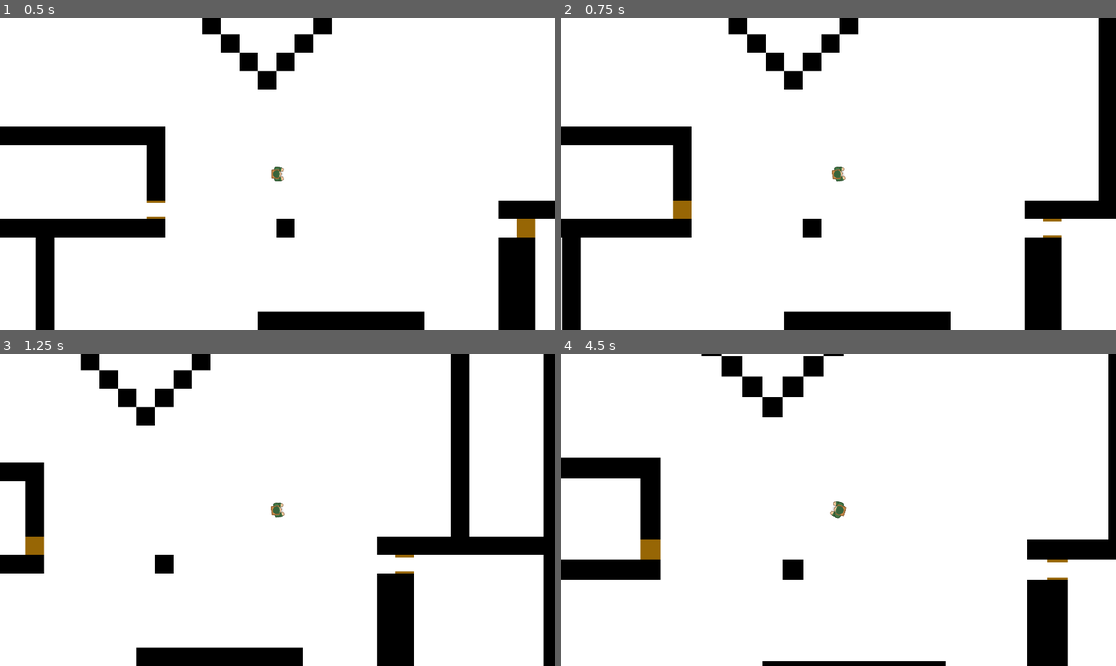
Above: before the commit, frames 1-4 (two rows, left to right).
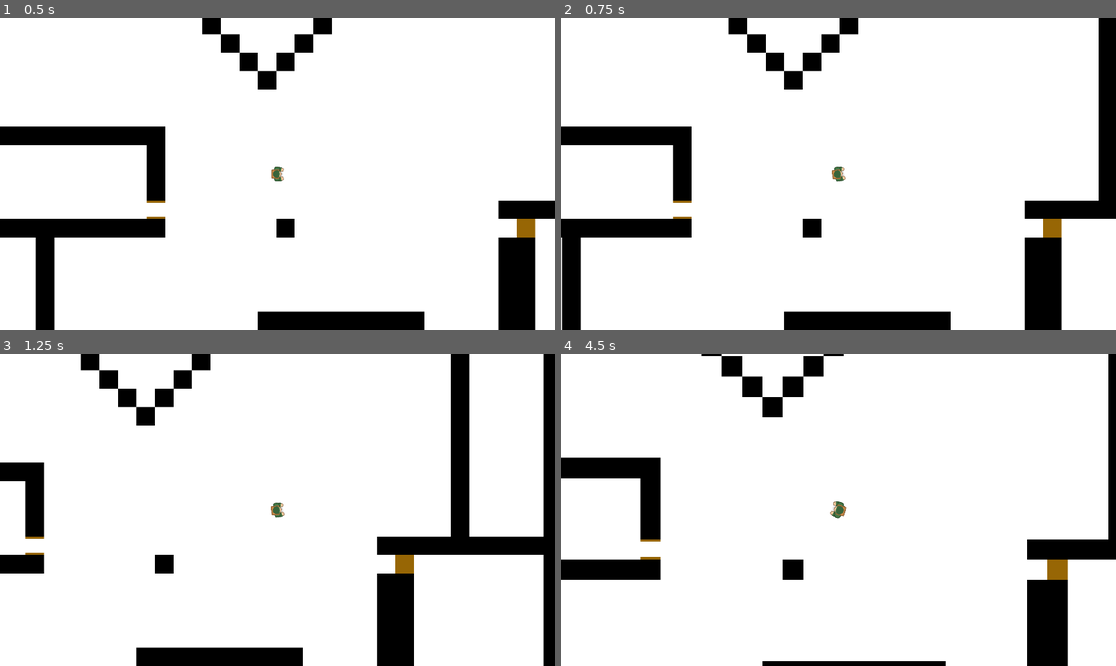
Above: after the commit, the same moments.

Repository: Stochastis/VUGameJam
Game: Godot game, scene res://main.tscn
Same seed, same stepped clock (60 frames per second), same inputs: the game is played once before the commit and once after it.
Inputs (mouse positions are in pixels of both pictures, inside the frame that each line leads up to):
- Up to frame 1 (0.5 s): no input
- Up to frame 2 (0.75 s): tap Enter at 0.5 s; move the mouse to (960, 158) at 0.52 s; hold D (right) from 0.53 s (still down); click (960, 158) at 0.6 s
- Up to frame 3 (1.25 s): keep holding D (right)
- Up to frame 4 (4.5 s): move the mouse to (727, 525) at 1.27 s; release D (right) at 1.28 s; hold S (down) 1.28-2.03 s; tap Mouse wheel up (camera_zoom_in) at 1.35, 4.35 s; click (727, 525) at 1.55 s; move the mouse to (894, 441) at 2.02 s; hold D (right) 2.03-2.78 s; tap Mouse wheel down (camera_zoom_out) at 2.1 s; click (894, 441) at 2.3 s; move the mouse to (810, 572) at 2.77 s; hold W (up) 2.78-3.53 s; click (810, 572) at 2.85 s; move the mouse to (1005, 556) at 3.52 s; hold A (left) from 3.53 s (still down); click (1005, 556) at 3.6 s; move the mouse to (672, 463) at 4.27 s

Frame 1 is identical in both runs. In frame 2, 0.3% of the frame differs, in the area x 20-91%, y 59-70%; in frame 3, 0.3%; in frame 4, 0.4%, in the area x 14-92%, y 60-72%.

Commit message:
Doors converted to individually interactable objects
A door now has to be within the interaction range of the player and has to be the closest interactable object in order to be opened.

Diff:
--- a/Entities/engineer.gd
+++ b/Entities/engineer.gd
@@ -24,14 +24,16 @@
 	var overlappingAreas = $PlayerInteractionArea.get_overlapping_areas()
 
 	var closestArea: Area2D = closestInteractableArea(overlappingAreas)
-	if closestArea.has_method("interact"):
-		closestArea.interact()
+	if closestArea != null:
+		if closestArea.has_method("interact"):
+			closestArea.interact()
+		else:
+			printerr("InteractableArea has no method with the 'interact' name")
 	else:
-		print("No method with the 'interact' name")
-	print("\n")
+		print("No interactable area found in range")
 
 func closestInteractableArea(areas: Array[Area2D]) -> Area2D:
-	var closestOverlappingArea: Area2D = Area2D.new()
+	var closestOverlappingArea: Area2D = null
 	var distanceToClosest: float = MAXFLOAT
 
 	for area in areas:
--- a/door.gd
+++ b/door.gd
@@ -10,12 +10,14 @@
 		openDoor()
 
 func _process(delta: float) -> void:
-	if Input.is_action_just_pressed("interact"):
-		if open:
-			closeDoor()
-			return
-		else:
-			openDoor()
+	pass
+
+func interact() -> void:
+	if open:
+		closeDoor()
+		return
+	else:
+		openDoor()
 
 func openDoor() -> void:
 	open = true
--- a/door.tscn
+++ b/door.tscn
@@ -46,8 +46,9 @@
 [node name="CollisionShape2D" type="CollisionShape2D" parent="Area2D"]
 shape = SubResource("RectangleShape2D_hun61")
 
-[node name="InteractionArea" parent="." instance=ExtResource("5_4xadh")]
+[node name="InteractionArea" parent="." node_paths=PackedStringArray("interactableObject") instance=ExtResource("5_4xadh")]
 scale = Vector2(0.8, 0.8)
+interactableObject = NodePath("..")
 
 [node name="CollisionShape2D" type="CollisionShape2D" parent="InteractionArea"]
 shape = SubResource("RectangleShape2D_y5njw")
--- a/interaction_area.gd
+++ b/interaction_area.gd
@@ -1,4 +1,6 @@
 extends Area2D
+
+@export var interactableObject: Node
 
 # Called when the node enters the scene tree for the first time.
 func _ready() -> void:
@@ -9,4 +11,7 @@
 	pass
 
 func interact() -> void:
-	print("Interacted with area")
+	if interactableObject.has_method("interact"):
+		interactableObject.interact()
+	else:
+		printerr("Selected Interactable Object: " + interactableObject.name + " has no method named \"interact\"")
